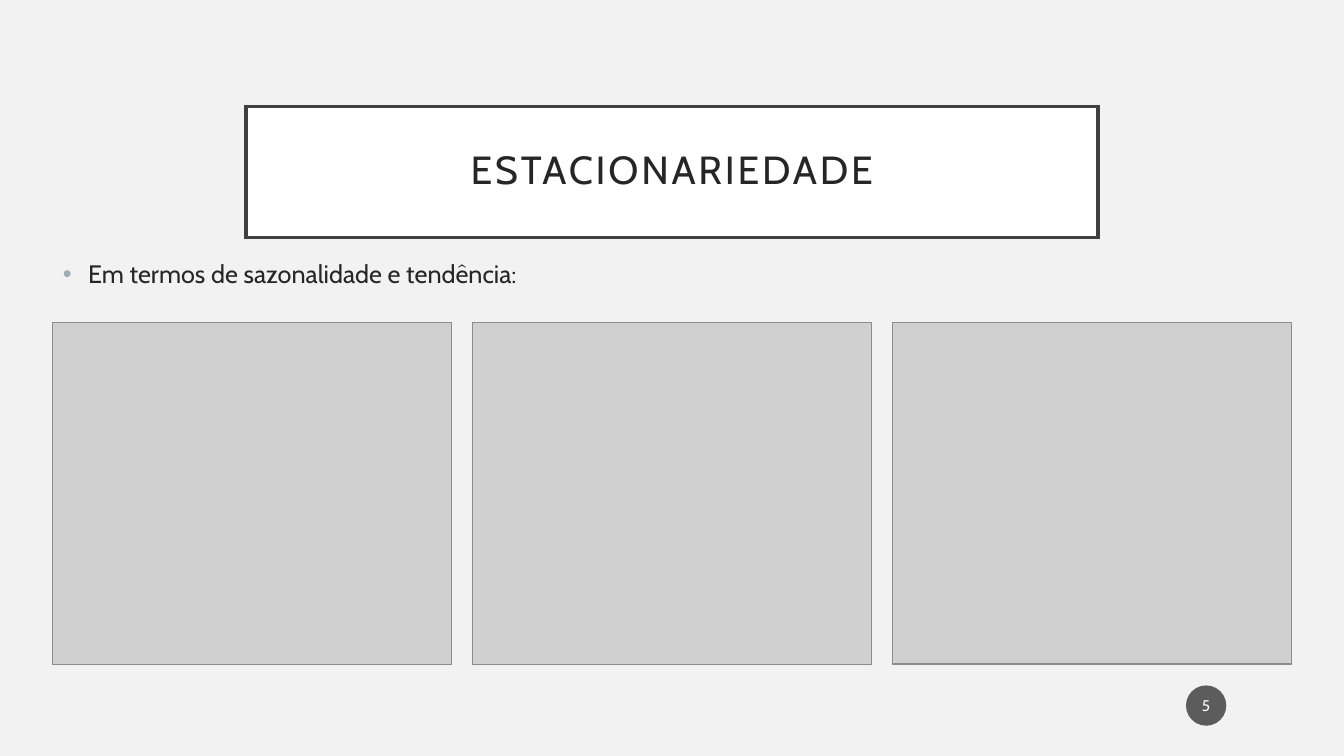
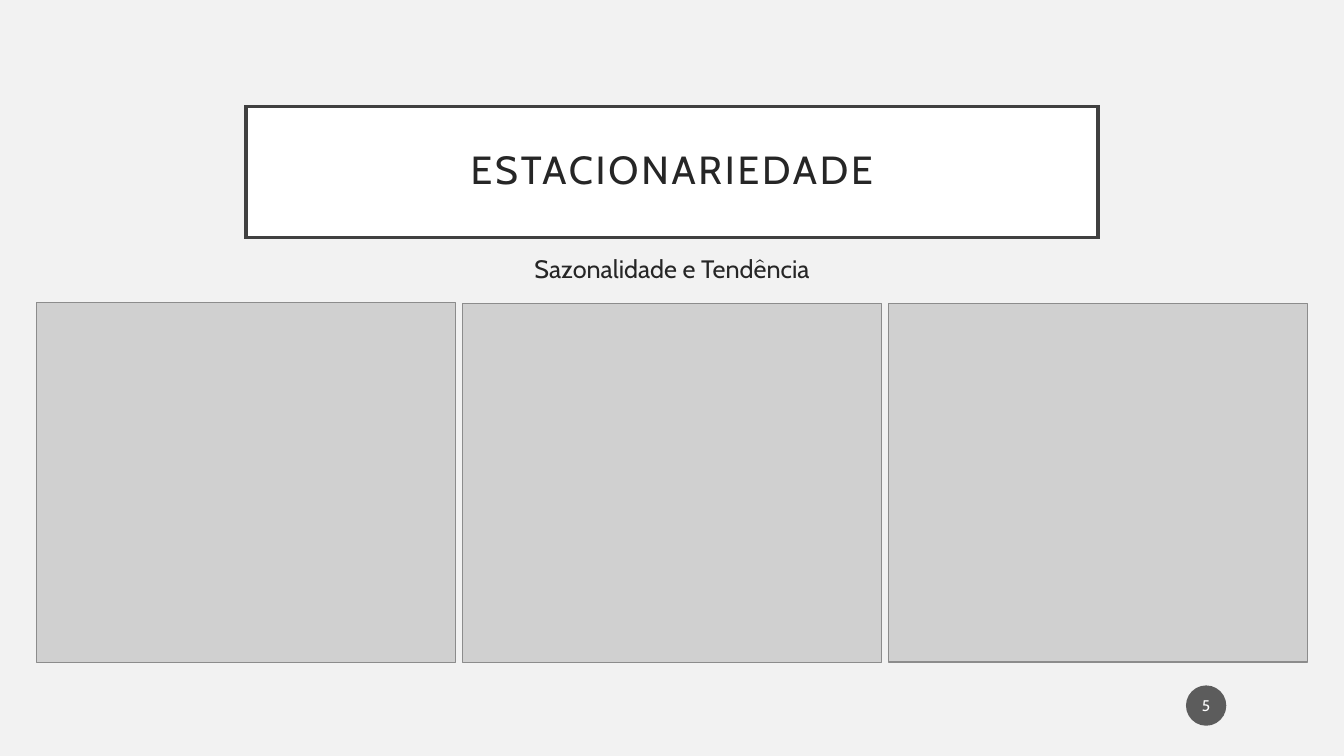
Before and after one commit to Hugoverissimo21/ElectricityForecastES, a slide deck: slide 5 of slides.pptx. Drawn at 1344x756 pixels with LibreOffice and Linux fonts; fonts in the diff are those of the drawing; grey boxes stand for pictures. Boxes give left, top, right and bottom in pixels: in the first picture for what was removed or moved away, otherwise in the second. Text is boxed around its words. In the diff, an @@ line names an element or a change of style, - is before the commit and + after.

```diff
--- a/slides.pptx
+++ b/slides.pptx
@@ text at (534, 259, 809, 279): text changed @@
-• Em termos de sazonalidade e tendência:
+Sazonalidade e Tendência
@@ picture: place and size @@
-picture at (52, 323, 452, 664)
+picture at (36, 302, 456, 661)
@@ picture: place and size @@
-picture at (473, 323, 872, 664)
+picture at (463, 303, 882, 662)
@@ picture: place and size @@
-picture at (893, 323, 1292, 664)
+picture at (889, 303, 1308, 662)
```
Also in this commit, not shown: 13 other slides changed, 4 slides added, 5 slides removed, 1 other file.
